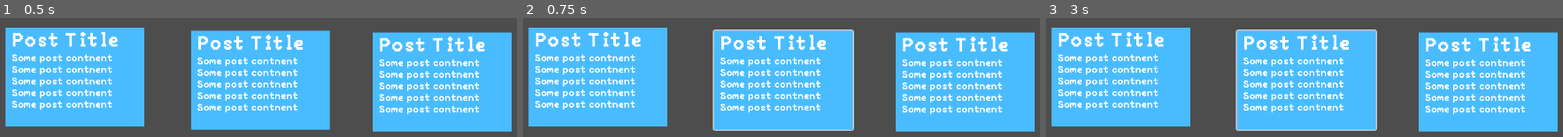
Above: before the commit, frames 1-3 (left to right).
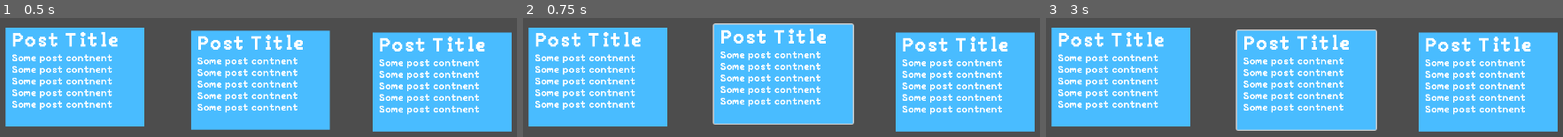
Above: after the commit, the same moments.

Repository: WhatYouFormaggiKindOfPizza/game
Game: Godot game, scene res://scenes/game.tscn
Two runs of this game, one before a commit and one after it. Both use one fixed random seed, a clock stepped at 60 frames per second and the inputs below. The engine's default icon, where the game draws it, is replaced by a stand-in: a white triangle on a blue panel in a dark square.
Inputs (mouse positions are in pixels of both pictures, inside the frame that each line leads up to):
- Up to frame 1 (0.5 s): no input
- Up to frame 2 (0.75 s): click (781, 79) at 0.52 s
- Up to frame 3 (3 s): click (1304, 79) at 1.27 s; click (1304, 79) at 2.02 s; tap Enter at 2.75 s; move the mouse to (outside the picture) at 2.77 s

Frame 1 is identical in both runs. In frame 2, 10% of the frame differs, in the area x 36-65%, y 4-95%; in frame 3, nothing differs.
Error before the commit: Parse Error: Too many arguments for "new()" call. Expected at most 1 but received 2. (res://scripts/game_manager.gd:53)
Error after the commit: Invalid call. Nonexistent function 'get_player' in base 'Nil'. (res://scripts/post.gd:85)

Commit message:
populate post effects on click

Diff:
--- a/scenes/post.tscn
+++ b/scenes/post.tscn
@@ -51,3 +51,4 @@
 
 [connection signal="mouse_entered" from="Button" to="." method="_on_button_mouse_entered"]
 [connection signal="mouse_exited" from="Button" to="." method="_on_button_mouse_exited"]
+[connection signal="pressed" from="Button" to="." method="_on_button_pressed"]
--- a/scripts/game_manager.gd
+++ b/scripts/game_manager.gd
@@ -91,3 +91,8 @@
 	print("Loaded " + str(posts.size()) + " posts from JSON.")
 	for p in posts:
 		print("Post: " + p.title + " with ID: " + str(p.id))
+
+
+func end_turn() -> void:
+	print("Ending turn...")  # Placeholder for ending the turn logic
+	pass
--- a/scripts/post.gd
+++ b/scripts/post.gd
@@ -1,7 +1,4 @@
 class_name Post extends Node2D
-
-var title_label: Label = $Title
-var content_label: Label = $Content
 
 
 var id: int
@@ -33,7 +30,7 @@
 
 
 
-func _init(post_data: Dictionary = {}) -> void:
+func _init(post_data: Dictionary = {}, gm: GameManager = null) -> void:
 	id = next_id
 	next_id += 1
 	game_manager = gm
@@ -43,7 +40,7 @@
 		return
 
 	map_post_data(post_data)
-	assign_labels()
+
 
 
 
@@ -67,13 +64,6 @@
 		effects.append(effect_dict)
 
 
-func assign_labels() -> void:
-	if title_label:
-		title_label.text = title
-	if content_label:
-		content_label.text = content
-
-
 func _on_button_mouse_entered() -> void:
 	position.y -= 10
 
@@ -82,11 +72,16 @@
 	position.y += 10
 
 
-func populate_effects() -> void:
-	var player = game_manager.get_player()
-
+func populate_effects(king: King) -> void:
 	for effect in effects:
 		var target_name = effect.get('target')
 		var target = game_manager.get_entity_group(target_name)
 		if (target != null):
-			target.change_relationship_value(effect.get("value"), player)
+			target.change_relationship_value(effect.get("value"), king)
+
+
+
+func _on_button_pressed() -> void:
+	var player = game_manager.get_player()
+	populate_effects(player)
+	game_manager.end_turn()
Not shown: 1 places in scenes/post.tscn that only renumber resources
